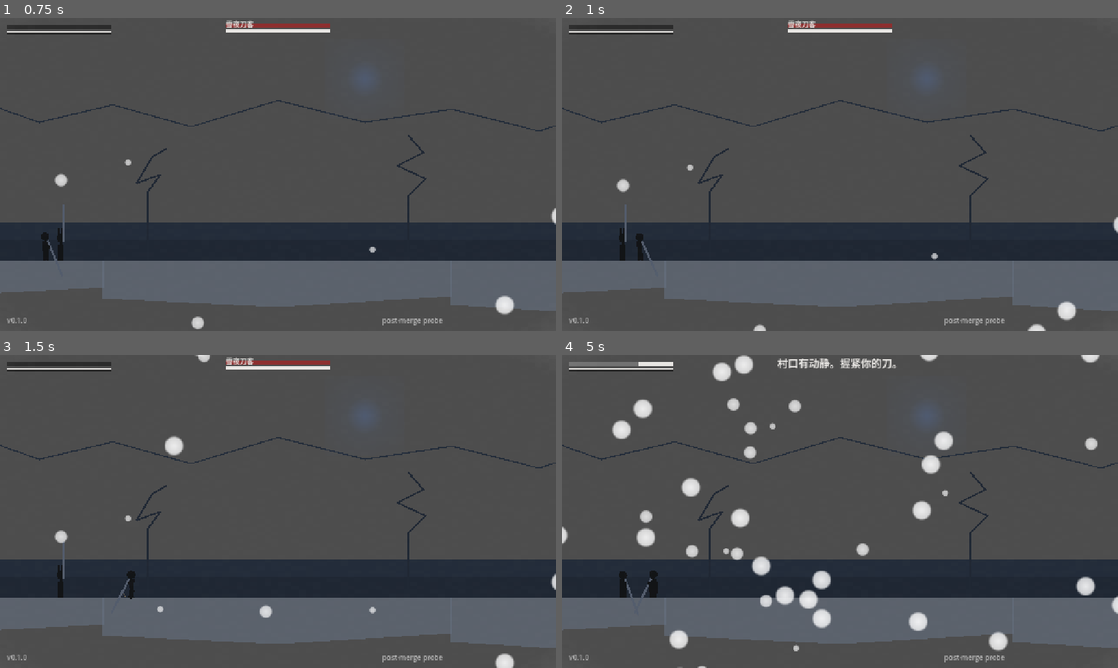
Above: before the commit, frames 1-4 (two rows, left to right).
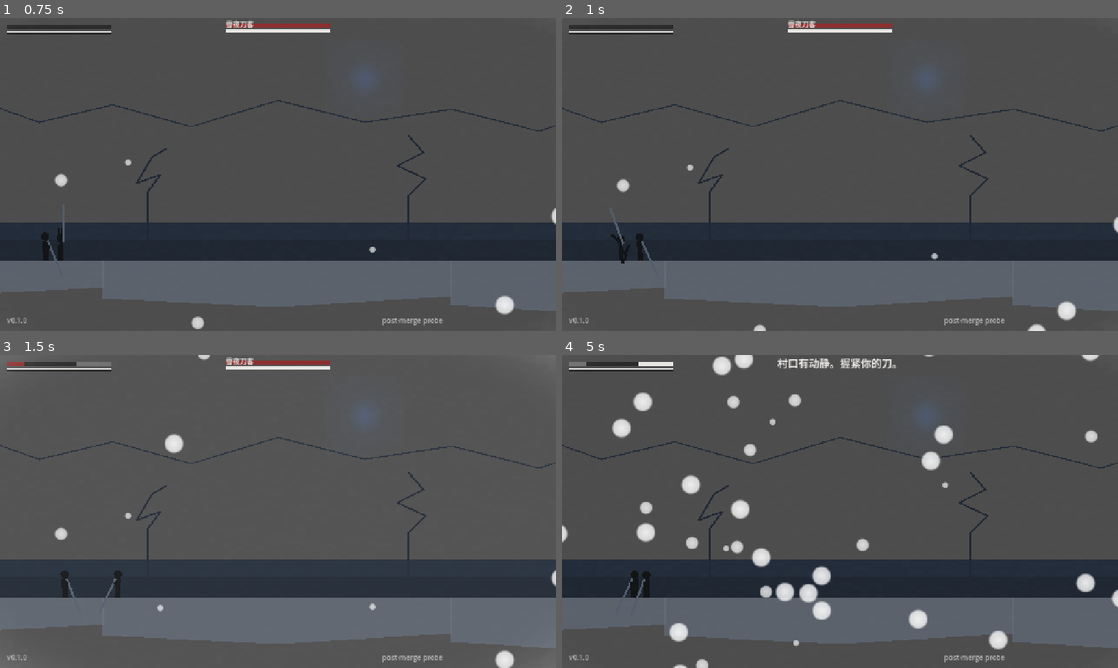
Above: after the commit, the same moments.

Repository: devvi/agent-game-test
Game: Godot game, scene res://scenes/Main.tscn
Two runs of this game, one before a commit and one after it. Both use one fixed random seed, a clock stepped at 60 frames per second and the inputs below.
Inputs:
- Up to frame 1 (0.75 s): tap Enter at 0.5 s; hold D (game_move_right) from 0.53 s (still down); hold Shift (game_dash) from 0.53 s (still down)
- Up to frame 2 (1 s): keep holding D (game_move_right); keep holding Shift (game_dash); tap Space (game_jump) at 0.77 s
- Up to frame 3 (1.5 s): release D (game_move_right) at 1.28 s; release Shift (game_dash) at 1.28 s; hold A (game_move_left) from 1.28 s (still down); tap L (game_guard) at 1.35 s
- Up to frame 4 (5 s): tap Space (game_jump) at 1.52, 3.02, 3.77, 4.52 s; release A (game_move_left) at 2.03 s; hold D (game_move_right) 2.03-3.53 s; tap K (game_heavy_attack) at 2.1 s; tap E (game_interact) at 2.85 s; hold A (game_move_left) from 3.53 s (still down); tap J (game_light_attack) at 3.6 s; tap F (game_revive) at 4.35 s

Frame 1 is identical in both runs. In frame 2, 0.2% of the frame differs, in the area x 8-13%, y 59-79%; in frame 3, 0.8%; in frame 4, 4.6%, in the area x 0-100%, y 0-100%.

Commit message:
feat(703): 敌人 AI 运行时驱动链 — decide 纯决策 + _physics_process 先决策后位移

Diff:
--- a/shandong-wolf/gdscripts/enemy_ai.gd
+++ b/shandong-wolf/gdscripts/enemy_ai.gd
@@ -7,8 +7,9 @@
 ##   idle/move 不决策 + 弹反抑制窗）+ 位移执行（仿 #573 加速度模型）。
 ## 单向依赖: AI 决策 → entity.request_transition("attack"/"heavy_attack") + 位移意图；
 ##   战斗结果 → state_changed / died / judge.parry_success 信号反向门控 AI 决策。
-## 可测性核心: decide(delta) 纯决策入口（headless 测试手动驱动，无物理依赖）；
-##   _physics_process 只消费 _move_intent。
+## 可测性核心: decide(delta) 纯决策入口（headless 测试手动驱动，无物理依赖），
+##   运行时由 _physics_process 驱动（#703）；_physics_process = 先 decide 后 _apply_movement
+##   的运行时驱动链（每帧决策一次、位移恰一次）。
 
 const C = preload("res://gdscripts/constants.gd")
 const StateMachineBaseScript = preload("res://gdscripts/state_machine.gd")
@@ -86,12 +87,13 @@
 	return true
 
 func decide(delta: float) -> void:
-	## 纯决策入口（headless 测试手动调用）:
+	## 纯决策入口（headless 测试手动调用 + 运行时 _physics_process 驱动，无物理依赖）:
 	##   ① 决策门控: entity == null or _dead → 清 move_intent 返回
 	##   ② 实体非 idle/move 态（entity.state_name not in ["idle","move"]）→ 清 move_intent 返回
 	##      （战斗动画/硬直期间 combat FSM 接管，AI 不抢戏）
 	##   ③ 弹反抑制窗: Time.get_ticks_msec()/1000.0 < _parry_stun_until_sec → 清 move_intent 返回
-	##   ④ 推进行为 FSM: _ai_fsm.update(delta)（状态对象写 _move_intent / 调 entity.request_transition）
+	##   ④ 推进行为 FSM: _ai_fsm.update(delta)（状态对象只写 _move_intent / 调 entity.request_transition；
+	##      位移不在此执行——_physics_process 每帧调用 _apply_movement 恰一次，见 #703）
 	_ensure_judge_subscription()
 	if entity == null or _dead:
 		_move_intent = Vector2.ZERO
@@ -103,7 +105,6 @@
 		_move_intent = Vector2.ZERO
 		return
 	if _ai_fsm != null:
-		_apply_movement(delta)
 		_ai_fsm.update(delta)
 
 func move_intent() -> Vector2:
@@ -117,7 +118,11 @@
 	_rng.seed = seed
 
 func _physics_process(delta: float) -> void:
-	## 位移执行（仿 #573 加速度模型）: 只消费 _move_intent
+	## 运行时驱动链（#703）: 先决策后位移——decide(delta)（门控 + FSM 推进写 _move_intent，
+	##   纯决策无物理依赖）→ _apply_movement(delta)（位移执行，每帧恰一次）。
+	##   击退分支无条件可达: decide 门控提前 return 只清 _move_intent、不影响击退位移（AC3 保障，
+	##   硬直中 AI 不决策但击退仍执行）。
+	decide(delta)
 	_apply_movement(delta)
 
 func _apply_movement(delta: float) -> void:
--- a/shandong-wolf/tests/test_enemy_ai.gd
+++ b/shandong-wolf/tests/test_enemy_ai.gd
@@ -80,6 +80,11 @@
 	_test_42_knockback_decay_to_zero()
 	_test_43_knockback_player_not_affected()
 	_test_44_knockback_edge_clamp()
+	# Scenario #703: 运行时驱动链（TC703-1..4）
+	_test_45_runtime_driver_chain()
+	_test_46_attack_state_elite()
+	_test_47_knockback_orthogonal_to_gate()
+	_test_48_single_displacement_per_frame()
 	# Scenario G: 回归基线（T35/T36 归 CI：run_tests.gd 10 套件全绿 + smoke）
 	print("Passed: %d, Failed: %d" % [passed, failed])
 
@@ -164,14 +169,15 @@
 	return {"ai": ai, "enemy": enemy, "player": player}
 
 
-## 推进 N 秒: 每帧 decide + entity 战斗 FSM 推进（headless 免树驱动）
+## 推进 N 秒: 每帧运行时路径驱动（#703）——enemy._process 推进实体战斗 FSM，
+## 再 ai._physics_process（内部先 decide 纯决策 → 后 _apply_movement 位移，与实机一致）
 func _tick(s: Dictionary, seconds: float) -> void:
 	var ai = s["ai"]
 	var enemy = s["enemy"]
 	var frames: int = int(seconds / TEST_FRAME_SEC)
 	for i in range(frames):
 		enemy._process(TEST_FRAME_SEC)
-		ai.decide(TEST_FRAME_SEC)
+		ai._physics_process(TEST_FRAME_SEC)
 
 
 ## AI 行为 FSM 当前行为态名映射（get_class() 对 inner class 返回 RefCounted，改用 ai._behavior）
@@ -257,7 +263,11 @@
 		_tick(s, TEST_FRAME_SEC)
 		guard += 1
 	_assert(absf(ai.position.x - 400.0) <= attack_range + 2.0, "enemy stops within attack range (dx=%.1f)" % absf(ai.position.x - 400.0))
-	## 停距后 move_intent.x == 0（Chase 停距语义）
+	## 停距后 move_intent.x == 0（Chase 停距语义）。
+	## #703 驱动链为「决策先于位移」：跨入攻击范围那一帧 decide 写出的仍是
+	## ENEMY_CHASE_SPEED（intent 供本帧位移用），次帧 FSM 见 |dx| <= 攻击范围
+	## 才清零 intent → 读前再推 1 帧。
+	_tick(s, TEST_FRAME_SEC)
 	var intent: Vector2 = ai.move_intent()
 	_assert(intent.x == 0.0, "move_intent.x == 0 when within attack range (got %.1f)" % intent.x)
 
@@ -1220,3 +1230,74 @@
 		ai._physics_process(TEST_FRAME_SEC)
 	_assert(ai.position.x >= 0.0, "enemy position clamped to stage range (x=%.1f)" % ai.position.x)
 	_assert(ai.position.x <= float(_c("STAGE_WIDTH_PX")), "enemy position within [0, STAGE_WIDTH_PX] (x=%.1f)" % ai.position.x)
+
+
+# ── Scenario #703: 运行时驱动链（TC703-1..4）──────────────────────────────
+
+func _test_45_runtime_driver_chain() -> void:
+	## 运行时驱动链 (AC1/AC2, TC703-1): 仅经 _tick（_physics_process）驱动——不手动调 decide——
+	##   → 行为 FSM 自动推进 Chase 且 position.x 逼近玩家，证明运行时驱动链成立
+	var s = _setup(400.0, 0.0, 7, [])
+	if s.is_empty(): return
+	var ai = s["ai"]
+	var x0: float = ai.position.x
+	var moved_toward: bool = false
+	for i in range(60):
+		_tick(s, TEST_FRAME_SEC)
+		if ai.position.x > x0 + 1.0:
+			moved_toward = true
+		x0 = ai.position.x
+	_assert(_ai_state(ai) == "ChaseState", "runtime driver chain transitions to ChaseState (got %s)" % _ai_state(ai))
+	_assert(moved_toward, "enemy moves toward player via _physics_process alone (no manual decide)")
+
+
+func _test_46_attack_state_elite() -> void:
+	## 攻击态出招 (AC2, TC703-2): elite_mode=true + 停距 → 运行时驱动链 FSM 推进 AttackState 出招
+	var s = _setup(60.0, 0.0, 7, [])
+	if s.is_empty(): return
+	var ai = s["ai"]
+	ai.elite_mode = true
+	var enemy = s["enemy"]
+	ai._attack_cooldown_until_sec = 0.0
+	var guard: int = 0
+	while enemy.state_name != "attack" and enemy.state_name != "heavy_attack" and guard < 600:
+		_tick(s, TEST_FRAME_SEC)
+		guard += 1
+	_assert(enemy.state_name == "attack" or enemy.state_name == "heavy_attack", "elite enemy reached attack state via runtime chain (got %s)" % enemy.state_name)
+	_assert(ai._behavior == "attack", "AI behavior == attack in attack state (got %s)" % ai._behavior)
+
+
+func _test_47_knockback_orthogonal_to_gate() -> void:
+	## 击退正交于决策门控 (AC3, TC703-3): stagger 内 + 弹反抑制窗（decide 门控③命中清 intent）
+	##   → _physics_process 仍执行击退位移（_apply_movement 无条件可达）
+	var k = _knockback_setup(170.0, 100.0)
+	if k.is_empty():
+		return
+	var ai = k["ai"]
+	var enemy = k["enemy"]
+	_knockback_player_attack(k)
+	_assert(enemy.state_name == "stagger", "enemy staggered by hit for knockback gate test")
+	_assert(absf(float(ai._knockback_vel) - float(_c("ENEMY_KNOCKBACK_PX"))) < 0.0001, "_knockback_vel == ENEMY_KNOCKBACK_PX before drive (got %.1f)" % float(ai._knockback_vel))
+	ai._parry_stun_until_sec = Time.get_ticks_msec() / 1000.0 + 5.0
+	var x_prev: float = ai.position.x
+	var moved_left: bool = true
+	for i in range(5):
+		ai._physics_process(TEST_FRAME_SEC)
+		if ai.position.x >= x_prev:
+			moved_left = false
+		x_prev = ai.position.x
+	_assert(moved_left, "knockback displacement executed each frame despite decide gate")
+	_assert(ai.move_intent() == Vector2.ZERO, "decide gate cleared move_intent (intent=%s)" % str(ai.move_intent()))
+	_assert(float(ai._knockback_vel) < float(_c("ENEMY_KNOCKBACK_PX")), "knockback velocity decayed below ENEMY_KNOCKBACK_PX (got %.2f)" % float(ai._knockback_vel))
+
+
+func _test_48_single_displacement_per_frame() -> void:
+	## 位移单次执行 (AC5, TC703-4): _physics_process 驱动 60 帧总位移 ≈ 单速
+	##   （ENEMY_CHASE_SPEED×1s ≈ 180px，扣转向延迟帧）——非 2× ≈ 360（decide 内位移已移除）
+	var s = _setup(400.0, 0.0, 7, [])
+	if s.is_empty(): return
+	var ai = s["ai"]
+	_tick(s, 1.0)
+	var total: float = ai.position.x - 0.0
+	_assert(total > 60.0, "single-displacement total > 60px (got %.1f)" % total)
+	_assert(total < 330.0, "total displacement roughly single chase speed, NOT 2× double-move (got %.1f)" % total)
Not shown, changed: docs/DESIGN/703-enemy-ai-driver-wiring.md
